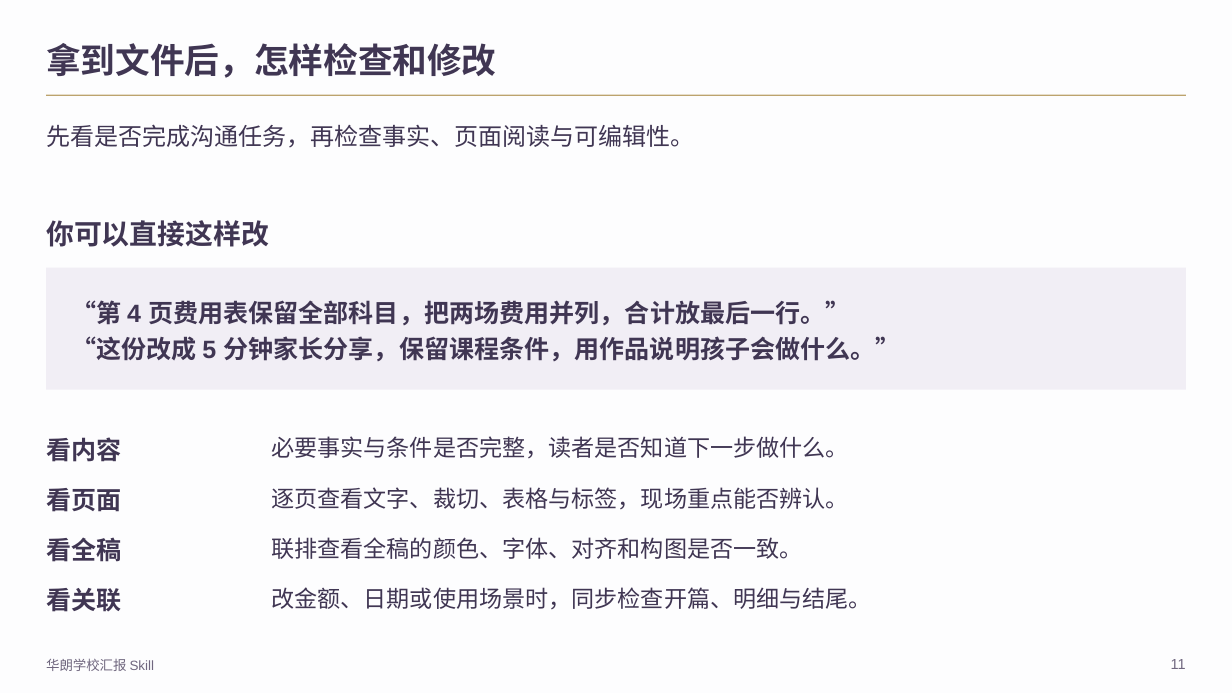
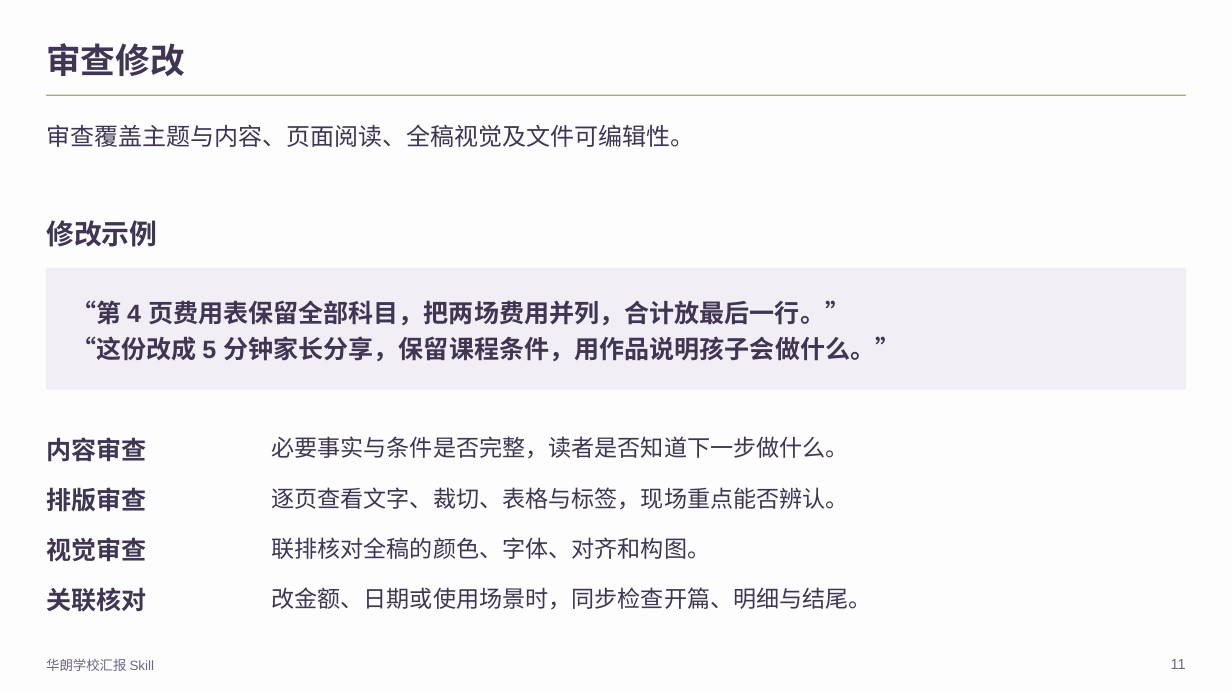
Before and after one commit to 2503668375-boop/hualang-ppt-skill, a slide deck: slide 11 of demo/hualang-skill-introduction.pptx. Drawn at 1232x693 pixels with LibreOffice and Linux fonts; fonts in the diff are those of the drawing; background and template pictures are left out. Boxes give left, top, right and bottom in pixels: in the first picture for what was removed or moved away, otherwise in the second. Text is boxed around its words. In the diff, an @@ line names an element or a change of style, - is before the commit and + after.

```diff
--- a/demo/hualang-skill-introduction.pptx
+++ b/demo/hualang-skill-introduction.pptx
@@ text at box(46, 43, 185, 76): text changed @@
-拿到文件后，怎样检查和修改
+审查修改
@@ text at box(46, 125, 695, 147): text changed @@
-先看是否完成沟通任务，再检查事实、页面阅读与可编辑性。
+审查覆盖主题与内容、页面阅读、全稿视觉及文件可编辑性。
@@ text at box(46, 220, 157, 247): text changed @@
-你可以直接这样改
+修改示例
@@ text at box(46, 437, 146, 462): text changed @@
-看内容
+内容审查
@@ text at box(46, 487, 146, 512): text changed @@
-看页面
+排版审查
@@ text at box(46, 537, 146, 562): text changed @@
-看全稿
+视觉审查
@@ text at box(271, 537, 710, 559): text changed @@
-联排查看全稿的颜色、字体、对齐和构图是否一致。
+联排核对全稿的颜色、字体、对齐和构图。
@@ text at box(46, 587, 146, 612): text changed @@
-看关联
+关联核对
```
Also in this commit, not shown: 7 other slides changed, 5 slides added, 5 slides removed, 26 other files.
